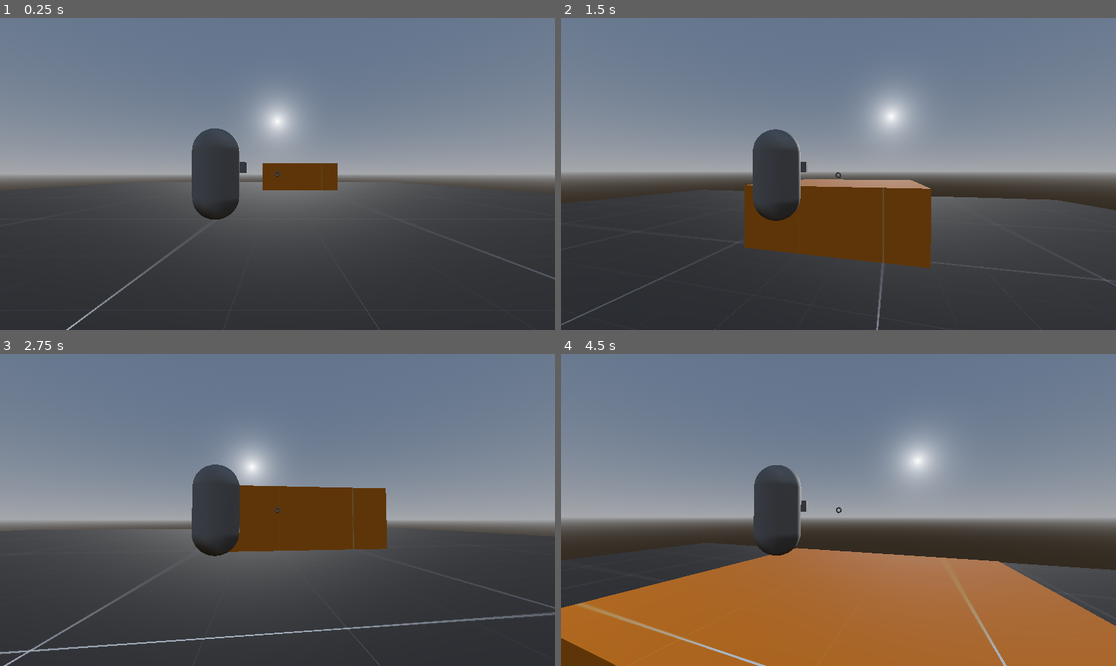
Above: before the commit, frames 1-4 (two rows, left to right).
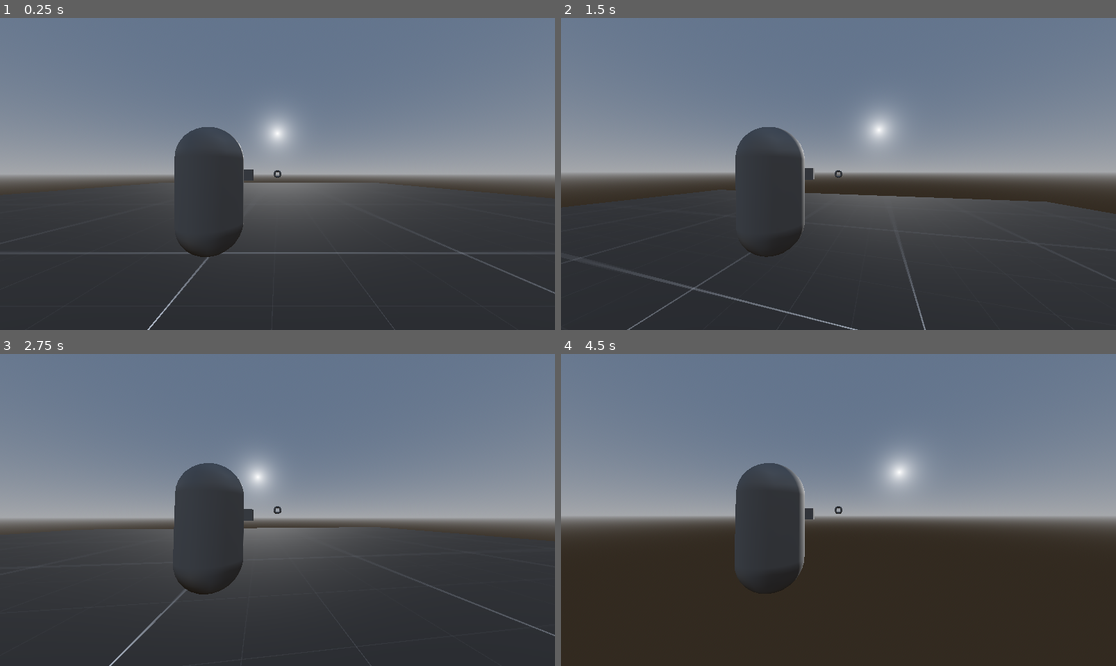
Above: after the commit, the same moments.

Repository: kylekrause3/man-vs-godot
Game: Godot game, scene res://scenes/levels/dev.tscn
Same seed, same stepped clock (60 frames per second), same inputs: the game is played once before the commit and once after it.
Inputs (mouse positions are in pixels of both pictures, inside the frame that each line leads up to):
- Up to frame 1 (0.25 s): no input
- Up to frame 2 (1.5 s): tap Enter at 0.5 s; move the mouse to (866, 174) at 0.52 s; press the mouse at (866, 174) at 0.53 s; hold W (up) from 0.53 s (still down); tap Space (jump) at 0.77 s; move the mouse to (810, 174) at 1.27 s; release the mouse at (810, 174) at 1.28 s; tap Shift (sprint) at 1.35 s
- Up to frame 3 (2.75 s): keep holding W (up); tap Space (jump) at 1.52 s; click (249, 510) at 1.55 s; move the mouse to (288, 503) at 2.02 s; press the mouse at (288, 503) at 2.03 s; tap K (teleport, bound only after the commit) at 2.1 s
- Up to frame 4 (4.5 s): keep holding W (up); move the mouse to (832, 516) at 2.77 s; release the mouse at (832, 516) at 2.78 s; tap R (teleport, bound only before the commit) at 2.85 s; tap Space (jump) at 3.02, 3.77 s; click (832, 516) at 3.05 s; move the mouse to (877, 513) at 3.52 s; press the mouse at (877, 513) at 3.53 s; move the mouse to (794, 506) at 4.27 s; release the mouse at (794, 506) at 4.28 s; click (794, 506) at 4.35 s

The runs differ from the first frame. In frame 1, 4.8% of the frame differs, in the area x 10-100%, y 23-100%; in frame 2, 10%; in frame 3, 11%; in frame 4, 37%, in the area x 0-100%, y 24-100%.

Commit message:
add shooting, weapon handling, weapon json resources

Diff:
--- a/mvb/PlayerMovement.gd
+++ b/mvb/PlayerMovement.gd
@@ -1,4 +1,6 @@
 extends CharacterBody3D
+
+
 
 const ACCEL_DEFAULT = 7
 const ACCEL_AIR = 4
--- a/mvb/project.godot
+++ b/mvb/project.godot
@@ -12,44 +12,54 @@
 
 config/name="man-vs-bean"
 run/main_scene="res://scenes/levels/dev.tscn"
-config/features=PackedStringArray("4.2", "Forward Plus")
+config/features=PackedStringArray("4.3", "Forward Plus")
 config/icon="res://icon.svg"
 
 [input]
 
 up={
 "deadzone": 0.5,
-"events": [Object(InputEventKey,"resource_local_to_scene":fa …(172 unchanged characters)… eycode":87,"key_label":0,"unicode":119,"echo":false,"script":null)
+"events": [Object(InputEventKey,"resource_local_to_scene":fa …(172 unchanged characters)… eycode":87,"key_label":0,"unicode":119,"location":0,"echo":false,"script":null)
 ]
 }
 down={
 "deadzone": 0.5,
-"events": [Object(InputEventKey,"resource_local_to_scene":fa …(172 unchanged characters)… eycode":83,"key_label":0,"unicode":115,"echo":false,"script":null)
+"events": [Object(InputEventKey,"resource_local_to_scene":fa …(172 unchanged characters)… eycode":83,"key_label":0,"unicode":115,"location":0,"echo":false,"script":null)
 ]
 }
 left={
 "deadzone": 0.5,
-"events": [Object(InputEventKey,"resource_local_to_scene":fa …(171 unchanged characters)… keycode":65,"key_label":0,"unicode":97,"echo":false,"script":null)
+"events": [Object(InputEventKey,"resource_local_to_scene":fa …(171 unchanged characters)… keycode":65,"key_label":0,"unicode":97,"location":0,"echo":false,"script":null)
 ]
 }
 right={
 "deadzone": 0.5,
-"events": [Object(InputEventKey,"resource_local_to_scene":fa …(172 unchanged characters)… eycode":68,"key_label":0,"unicode":100,"echo":false,"script":null)
+"events": [Object(InputEventKey,"resource_local_to_scene":fa …(172 unchanged characters)… eycode":68,"key_label":0,"unicode":100,"location":0,"echo":false,"script":null)
 ]
 }
 jump={
 "deadzone": 0.5,
-"events": [Object(InputEventKey,"resource_local_to_scene":fa …(171 unchanged characters)… keycode":32,"key_label":0,"unicode":32,"echo":false,"script":null)
+"events": [Object(InputEventKey,"resource_local_to_scene":fa …(171 unchanged characters)… keycode":32,"key_label":0,"unicode":32,"location":0,"echo":false,"script":null)
 ]
 }
 teleport={
 "deadzone": 0.5,
-"events": [Object(InputEventKey,"resource_local_to_scene":fa …(140 unchanged characters)… d":false,"keycode":0,"physical_keycode":82,"key_label":0,"unicode":114,"echo":false,"script":null)
+"events": [Object(InputEventKey,"resource_local_to_scene":fa …(140 unchanged characters)… d":false,"keycode":0,"physical_keycode":75,"key_label":0,"unicode":107,"location":0,"echo":false,"script":null)
 ]
 }
 sprint={
 "deadzone": 0.5,
-"events": [Object(InputEventKey,"resource_local_to_scene":fa …(175 unchanged characters)… ode":4194325,"key_label":0,"unicode":0,"echo":false,"script":null)
+"events": [Object(InputEventKey,"resource_local_to_scene":fa …(175 unchanged characters)… ode":4194325,"key_label":0,"unicode":0,"location":0,"echo":false,"script":null)
+]
+}
+shoot={
+"deadzone": 0.5,
+"events": [Object(InputEventMouseButton,"resource_local_to_scene":false,"resource_name":"","device":-1,"window_id":0,"alt_pressed":false,"shift_pressed":false,"ctrl_pressed":false,"meta_pressed":false,"button_mask":1,"position":Vector2(209, 16),"global_position":Vector2(218, 62),"factor":1.0,"button_index":1,"canceled":false,"pressed":true,"double_click":false,"script":null)
+]
+}
+reload={
+"deadzone": 0.5,
+"events": [Object(InputEventKey,"resource_local_to_scene":false,"resource_name":"","device":-1,"window_id":0,"alt_pressed":false,"shift_pressed":false,"ctrl_pressed":false,"meta_pressed":false,"pressed":false,"keycode":0,"physical_keycode":82,"key_label":0,"unicode":114,"location":0,"echo":false,"script":null)
 ]
 }
 
--- /dev/null
+++ b/mvb/resources/weapons/fullautosmg.json
@@ -0,0 +1,24 @@
+{
+	"name": "Full Auto SMG",
+	"class": "smg",
+	"modelpath":       null,
+	"modelscale":      null,
+	"shootsfxpath":    null,
+	"reloadsfxpath":   null,
+
+	"damage":          2,
+	"range":           30,
+	"accuracy":        0.7,
+	"recoil":          0.05,
+	"firetype":        "fullauto",
+	"roundtype":       "hitscan",
+	"shootcooldown":   null,
+	"firerate":        15,
+	"ammo":            30,
+	"maxreserveammo":  120,
+	"reloadtime":      0.5,
+	"splashdamage":    null,
+	"splashradius":    null,
+	"projectilespeed": null,
+	"projectilesize":  null
+}
--- /dev/null
+++ b/mvb/resources/weapons/pistol.json
@@ -0,0 +1,14 @@
+{
+	"name": "Pistol",
+	"class": "pistol",
+	"damage": 5,
+	"range": 75,
+	"accuracy": 0.8,
+	"recoil": 0.2,
+	"firetype": "semiauto",
+	"roundtype": "hitscan",
+	"shootcooldown": 0.2,
+	"ammo": 8,
+	"maxreserveammo": 80,
+	"reloadtime": 3
+}
--- /dev/null
+++ b/mvb/scenes/components/weaponhandler/WeaponHandler.gd
@@ -0,0 +1,119 @@
+extends Node3D
+
+var LineDrawer = preload("res://DrawLine3D.gd").new()
+var line_color : Color = Color(0, 255, 100)
+
+@export var shootRayCast : RayCast3D
+
+@onready var camera : Camera3D = self.get_parent().get_node("Camera3D")
+
+var currentWeapon : Dictionary
+
+var collisions : Array = []
+
+var timeSinceLastShot : float = 0
+var fireCooldown : float = 0 # cooldown after one shot (semi auto and burst)
+var fireCooldownTimer : float = 0
+var fireRate : float = 0 # shots per second (full auto and burst)
+var fireRateDelay : float = 0 # delay time after shot (full auto and burst) (1 / fireRate)
+var fireRateTimer : float = 0
+
+var firetype : String
+var shootbehaviorlambda
+
+var currentReserveAmmo : int = 0
+var currentClipAmmo : int = 0
+var maxClipAmmo : int = 0
+var maxReserveAmmo : int = 0
+var reloadTime : float = 0
+var reloadWaitTimer : float = 0
+var reloading : bool = false
+
+var semiautolambda = func (delta):
+	if Input.is_action_just_pressed("shoot") && fireCooldownTimer >= fireCooldown && currentClipAmmo > 0 && !reloading:
+		shoot()
+		currentClipAmmo -= 1
+		fireCooldownTimer = 0
+		print(camera.get_camera_forward())
+
+	if fireCooldownTimer < fireCooldown:
+		fireCooldownTimer += delta
+
+var fullautolambda = func (delta):
+	if Input.is_action_pressed("shoot") && fireRateTimer >= fireRateDelay && currentClipAmmo > 0 && !reloading:
+		shoot()
+		currentClipAmmo -= 1
+		fireRateTimer = 0
+
+	if fireRateTimer < fireRateDelay:
+		fireRateTimer += delta
+
+var burstlambda = func (delta):
+	pass
+
+
+# Called when the node enters the scene tree for the first time.
+func _ready() -> void:
+	add_child(LineDrawer)
+	equipWeapon("fullautosmg")
+
+
+# Called every frame. 'delta' is the elapsed time since the previous frame.
+func _process(delta: float) -> void:
+	shootbehaviorlambda.call(delta)
+
+	if Input.is_action_just_pressed("reload") && reloadWaitTimer >= reloadTime && currentReserveAmmo > 0:
+		reloading = true
+		reloadWaitTimer = 0
+
+	if reloadWaitTimer < reloadTime:
+		reloadWaitTimer += delta
+	elif reloading: # && reloadWaitTimer >= reloadTime
+		reload()
+		reloading = false
+
+	for x in collisions:
+		LineDrawer.DrawCube(x, 0.5, line_color)
+
+
+func shoot():
+	shootRayCast.global_position = camera.get_target_position()
+	shootRayCast.target_position = camera.get_camera_forward() * currentWeapon.get("range")
+	shootRayCast.force_raycast_update()
+
+	if(shootRayCast.is_colliding()):
+		LineDrawer.DrawCube(shootRayCast.get_collision_point(), 0.2, line_color, 1.5)
+	pass
+
+
+func reload():
+	currentReserveAmmo -= abs(currentClipAmmo - maxClipAmmo)
+	currentClipAmmo = min(maxClipAmmo, abs(maxReserveAmmo - currentReserveAmmo))
+
+
+func equipWeapon(filename : String):
+	currentWeapon = load("res://resources/weapons/%s.json" % [filename]).data
+	if currentWeapon.get("shootcooldown") != null:
+		fireCooldown = currentWeapon.get("shootcooldown")
+		fireCooldownTimer = fireCooldown
+	if currentWeapon.get("firetype") != null:
+		firetype = currentWeapon.get("firetype")
+		if firetype == "semiauto":
+			shootbehaviorlambda = semiautolambda
+		if firetype == "fullauto":
+			shootbehaviorlambda = fullautolambda
+		if firetype == "burst":
+			shootbehaviorlambda = burstlambda
+	if currentWeapon.get("firerate") != null:
+		fireRate = currentWeapon.get("firerate")
+		fireRateDelay = 1 / fireRate
+		fireRateTimer = fireRateDelay
+	if currentWeapon.get("ammo") != null:
+		maxClipAmmo = currentWeapon.get("ammo")
+		currentClipAmmo = maxClipAmmo
+	if currentWeapon.get("maxreserveammo") != null:
+		maxReserveAmmo = currentWeapon.get("maxreserveammo")
+		currentReserveAmmo = maxReserveAmmo
+	if currentWeapon.get("reloadtime") != null:
+		reloadTime = currentWeapon.get("reloadtime")
+		reloadWaitTimer = reloadTime
--- a/mvb/scenes/entities/player.tscn
+++ b/mvb/scenes/entities/player.tscn
@@ -1,7 +1,8 @@
-[gd_scene load_steps=7 format=3 uid="uid://c1rwqvopitm2k"]
+[gd_scene load_steps=8 format=3 uid="uid://c1rwqvopitm2k"]
 
 [ext_resource type="Script" path="res://PlayerMovement.gd" id="1_kehcj"]
 [ext_resource type="Script" path="res://CameraFollow.gd" id="2_s306r"]
+[ext_resource type="Script" path="res://scenes/components/weaponhandler/WeaponHandler.gd" id="3_rkwf7"]
 
 [sub_resource type="CapsuleShape3D" id="CapsuleShape3D_77rye"]
 
@@ -31,7 +32,7 @@
 skeleton = NodePath("../capsule")
 
 [node name="Target" type="Node3D" parent="CharacterBody3D"]
-transform = Transform3D(1, 0, 0, 0, 1, 0, 0, 0, 1, 1.35, 0, 0)
+transform = Transform3D(1, 0, 0, 0, 1, 0, 0, 0, 1, 1.05118, 0.26577, 0)
 
 [node name="MeshInstance3D" type="MeshInstance3D" parent="CharacterBody3D/Target"]
 transform = Transform3D(0.065, 0, 0, 0, -2.84124e-09, -0.065, 0, 0.065, -2.84124e-09, 0, 0, 0)
@@ -39,9 +40,21 @@
 skeleton = NodePath("../../../..")
 
 [node name="Camera3D" type="Camera3D" parent="." node_paths=PackedStringArray("target", "raycast")]
+current = true
+fov = 90.0
 script = ExtResource("2_s306r")
 target = NodePath("../CharacterBody3D/Target")
+orbit_radius = 2.5
 raycast = NodePath("../CameraOrigin")
+camera_lerp = false
 
 [node name="CameraOrigin" type="RayCast3D" parent="."]
 transform = Transform3D(1, 0, 0, 0, 1, 0, 0, 0, 1, 2, 0, 0)
+collision_mask = 0
+
+[node name="WeaponHandler" type="Node3D" parent="." node_paths=PackedStringArray("shootRayCast")]
+script = ExtResource("3_rkwf7")
+shootRayCast = NodePath("ShootCast")
+
+[node name="ShootCast" type="RayCast3D" parent="WeaponHandler"]
+collide_with_areas = true
--- a/mvb/scenes/levels/dev.tscn
+++ b/mvb/scenes/levels/dev.tscn
@@ -17,23 +17,47 @@
 
 [node name="map" type="Node3D" parent="."]
 
-[node name="CSGBox3D" type="CSGBox3D" parent="map"]
+[node name="WorldEnvironment" type="WorldEnvironment" parent="map"]
+environment = SubResource("Environment_pw1en")
+
+[node name="DirectionalLight3D" type="DirectionalLight3D" parent="map/WorldEnvironment"]
+transform = Transform3D(1, 0, 0, 0, -0.967946, 0.251157, 0, -0.251157, -0.967946, -27.5929, 370.384, -253.058)
+
+[node name="floor" type="CSGBox3D" parent="map"]
 transform = Transform3D(1, 0, 0, 0, 1, 0, 0, 0, 1, -0.144898, -0.342498, -0.803976)
 material_override = ExtResource("1_ydb30")
 use_collision = true
 size = Vector3(31, 1, 40)
 material = ExtResource("1_ydb30")
 
-[node name="CSGBox3D2" type="CSGBox3D" parent="map"]
-transform = Transform3D(1, 0, 0, 0, 1, 0, 0, 0, 1, 2.70793, 0.782922, -9.75579)
+[node name="CSGBox3D3" type="CSGBox3D" parent="map"]
+transform = Transform3D(1, 0, 0, 0, 1, 0, 0, 0, 1, -4.49479, -30.4782, 2.1639)
 use_collision = true
-size = Vector3(4.51172, 2.0376, 4.1189)
+size = Vector3(3.29785, 11.065, 18.1274)
 material = ExtResource("2_bqffe")
 
-[node name="WorldEnvironment" type="WorldEnvironment" parent="map"]
-environment = SubResource("Environment_pw1en")
+[node name="CSGBox3D2" type="CSGBox3D" parent="map"]
+transform = Transform3D(1, 0, 0, 0, 1, 0, 0, 0, 1, 0.997421, -26.5841, -7.7349)
+use_collision = true
+size = Vector3(24.7343, 11.8695, 4.1189)
+material = ExtResource("2_bqffe")
 
-[node name="DirectionalLight3D" type="DirectionalLight3D" parent="map/WorldEnvironment"]
-transform = Transform3D(1, 0, 0, 0, -0.967946, 0.251157, 0, -0.251157, -0.967946, -27.5929, 370.384, -253.058)
+[node name="CSGBox3D4" type="CSGBox3D" parent="map"]
+transform = Transform3D(1, 0, 0, 0, 1, 0, 0, 0, 1, 9.27907, -30.0847, 0.147614)
+use_collision = true
+size = Vector3(4.51172, 13.6512, 18.4941)
+material = ExtResource("2_bqffe")
+
+[node name="CSGBox3D6" type="CSGBox3D" parent="map"]
+transform = Transform3D(0.99965, 0, 0.0264561, 0, 1, 0, -0.0264561, 0, 0.99965, 3.06878, -22.7174, 5.53503)
+use_collision = true
+size = Vector3(22.3591, 5.37189, 32.8827)
+material = ExtResource("2_bqffe")
+
+[node name="CSGBox3D5" type="CSGBox3D" parent="map"]
+transform = Transform3D(0.999913, 0, 0.0132292, 0, 1, 0, -0.0132292, 0, 0.999913, 3.141, -26.2386, 9.93793)
+use_collision = true
+size = Vector3(16.4292, 13.3469, 4.1189)
+material = ExtResource("2_bqffe")
 
 [node name="Player" parent="." instance=ExtResource("2_4ar6o")]
Not shown, added: mvb/resources/weapons/base.txt
